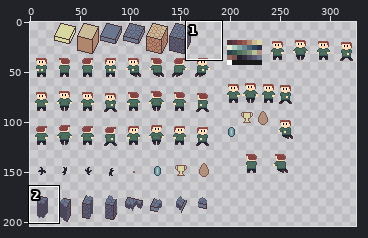
Two states of a sprite sheet, images/tiles.png. Above, an overview of the earlier version with the close-up marked.
Close-up. Before:
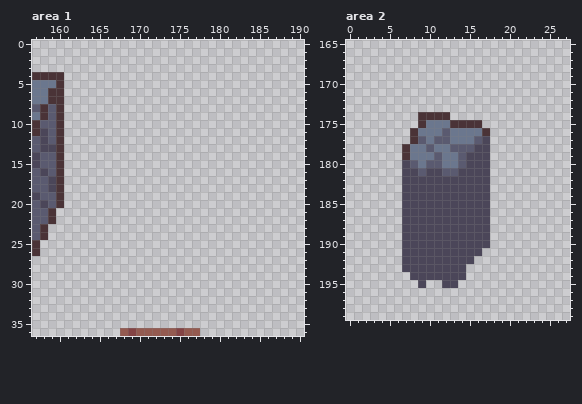
The file is 326x205 pixels. Shown: area 1: x 157..190, y 0..36; area 2: x 0..27, y 165..199. The wide view leaves out empty margins.
New version:
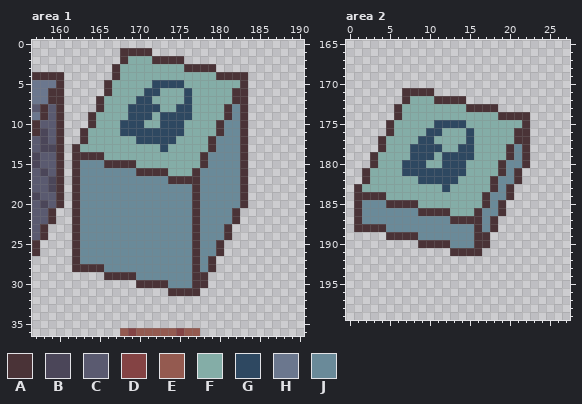
Palette (. is transparent): A #4a3337  B #4b4659  C #5a5a70  D #844344  E #945a50  F #84ada7  G #2e4861  H #6b778e  J #6a8a99
From old to new:
Area 1:
y 1: x 168..171 .... -> AAAA
y 2: x 168..175 ........ -> AFFFAAAA
y 3: x 167..179 ............. -> AFFFFFFFFAAAA
y 4: x 167..183 ................. -> AFFFFFFFFFFFFAAAA
y 5: x 166..183 .................. -> AFFFFFGGGGFFFFFFFA
y 6: x 166..183 .................. -> AFFFFGGFFFGFFFFFAA
y 7: x 165..183 ................... -> AFFFFGGFFFFGFFFFFAA
y 8: x 165..183 ................... -> AFFFGGGGFFGGFFFFAJA
y 9: x 164..183 .................... -> AFFFFGGGFGGGGFFFFAJA
y 10: x 164..183 .................... -> AFFFGGGFFGGGFFFFAJJA
y 11: x 163..183 ..................... -> AFFFFGGGGGGGGFFFFAJJA
y 12: x 163..183 ..................... -> AFFFFFFGGGGGFFFFAJJJA
y 13: x 162..183 ...................... -> AFFFFFFFFFFGFFFFFAJJJA
y 14: x 162..183 ...................... -> AAAAFFFFFFFFFFFFAJJJJA
y 15: x 162..183 ...................... -> AJJJAAAAFFFFFFFFAJJJJA
y 16: x 162..183 ...................... -> AJJJJJJJAAAAFFFAJJJJJA
y 17: x 162..183 ...................... -> AJJJJJJJJJJJAAAAJJJJJA
y 18..20: x 162..183 ...................... -> AJJJJJJJJJJJJJJAJJJJJA
y 21..22: x 162..182 ..................... -> AJJJJJJJJJJJJJJAJJJJA
y 23..24: x 162..181 .................... -> AJJJJJJJJJJJJJJAJJJA
y 25..26: x 162..180 ................... -> AJJJJJJJJJJJJJJAJJA
y 27: x 162..179 .................. -> AJJJJJJJJJJJJJJAJA
y 28: x 162..179 .................. -> AAAAJJJJJJJJJJJAJA
y 29: x 166..178 ............. -> AAAAJJJJJJJAA
y 30: x 170..178 ......... -> AAAAJJJAA
y 31: x 174..177 .... -> AAAA
Area 2:
y 171: x 7..10 .... -> AAAA
y 172: x 7..14 ........ -> AFFFAAAA
y 173: x 6..18 ............. -> AFFFFFFFFAAAA
y 174: x 6..22 ...AAAA.......... -> AFFFFFFFFFFFFAAAA
y 175: x 5..22 ....AHHHAAAA...... -> AFFFFFGGGGFFFFFFFA
y 176: x 5..22 ...AHHHCHHHHA..... -> AFFFFGGFFFGFFFFFAA
y 177: x 4..22 ....ACHCCHHHCB..... -> AFFFFGGFFFFGFFFFFAA
y 178: x 4..22 ...AHHCHHCCCBB..... -> AFFFGGGGFFGGFFFFAJA
y 179: x 3..22 ....AHHHCHHCBBB..... -> AFFFFGGGFGGGGFFFFAJA
y 180: x 3..22 ....BCHCCHHCBBB..... -> AFFFGGGFFGGGFFFFAJJA
y 181: x 2..21 .....BBCBBCCBBBB.... -> AFFFFGGGGGGGGFFFFAJA
y 182: x 2..21 .....BBBBBBBBBBB.... -> AFFFFFFGGGGGFFFFAJJA
y 183: x 1..20 ......BBBBBBBBBBB... -> AFFFFFFFFFFGFFFFFAJA
y 184: x 1..20 ......BBBBBBBBBBB... -> AAAAFFFFFFFFFFFFAJJA
y 185: x 1..19 ......BBBBBBBBBBB.. -> AJJJAAAAFFFFFFFFAJA
y 186: x 1..19 ......BBBBBBBBBBB.. -> AJJJJJJJAAAAFFFAJJA
y 187: x 1..18 ......BBBBBBBBBBB. -> AJJJJJJJJJJJAAAAJA
y 188: x 1..18 ......BBBBBBBBBBB. -> AAAAJJJJJJJJJJJAJA
y 189: x 5..17 ..BBBBBBBBBBB -> AAAAJJJJJJJAA
y 190: x 7..17 BBBBBBBBBBB -> ..AAAAJJJAA
y 191: x 7..16 BBBBBBBBBB -> ......AAAA
y 192: x 7..15 BBBBBBBBB -> .........
y 193: x 7..14 BBBBBBBB -> ........
y 194: x 8..14 BBBBBBB -> .......
y 195: x 9 B -> .; x 12..13 BB -> ..
Changed places in both close-ups, as pixel boxes (x1, y1, x2, y2):
added: (72, 48, 248, 296)
changed: (354, 88, 530, 288)
